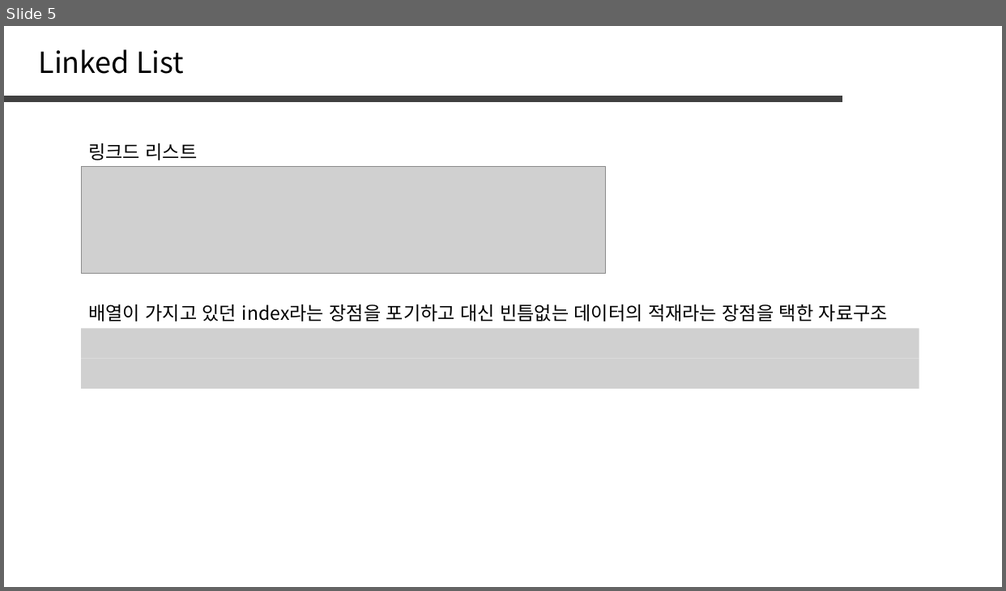
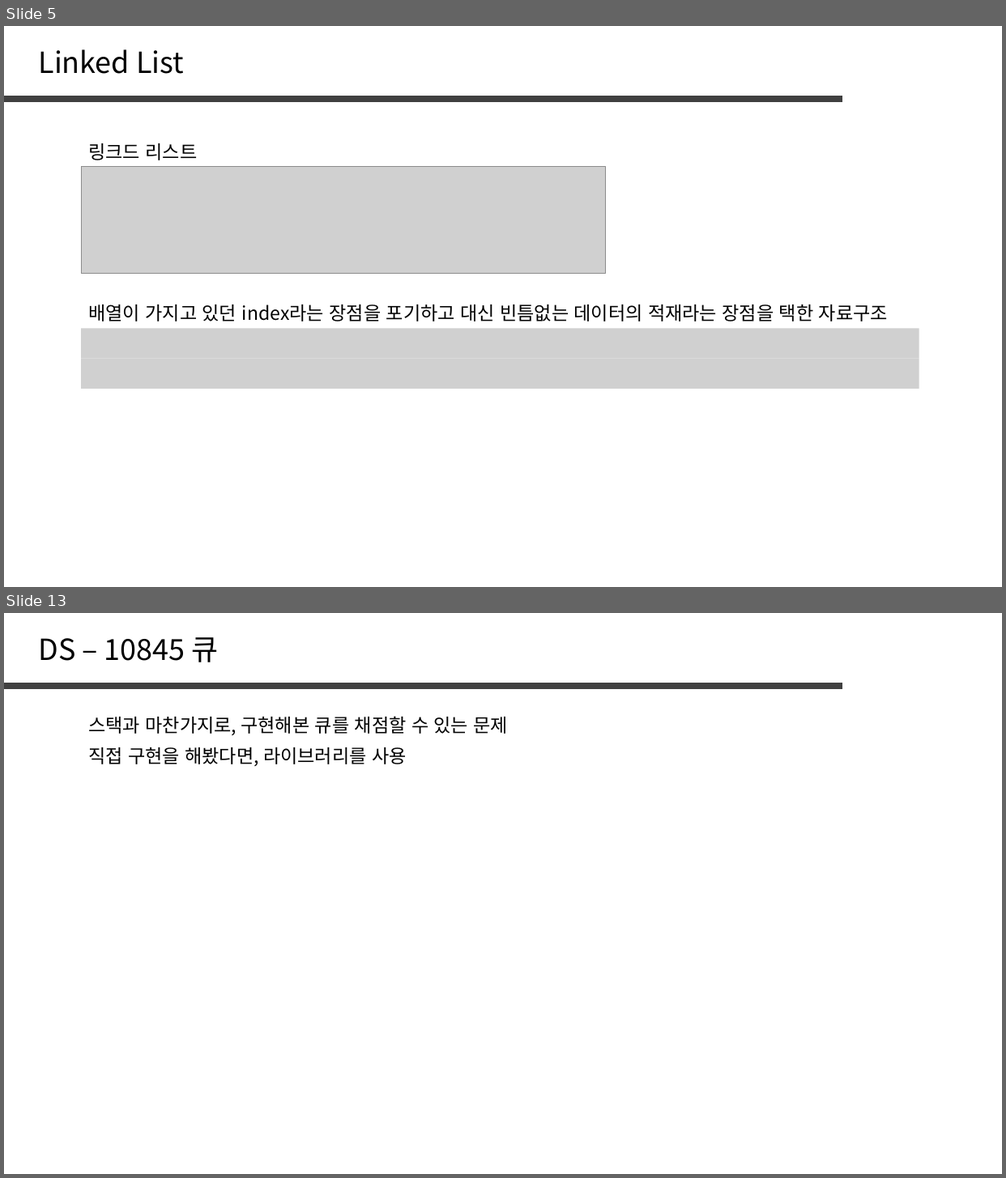
Before and after one commit to jaehoo1/PS-study, a slide deck: study/7_Stack, Queue, List.pptx. Shown one above the other, each under a label of ours: slide 5 before the commit, slides 5 and 13 after it; the slides between them are not shown. The pictures are 1006x591 and 1006x1178 pixels, drawn with LibreOffice and Linux fonts; fonts in the diff are those of the drawing; grey boxes stand for pictures. Boxes give left, top, right and bottom in pixels: in the first picture for what was removed or moved away, otherwise in the second. Text is boxed around its words. In the diff, an @@ line names an element or a change of style, - is before the commit and + after.

```diff
--- a/study/7_Stack, Queue, List.pptx
+++ b/study/7_Stack, Queue, List.pptx
@@ slide 13 added at [4,613,1002,1174], background #FFFFFF @@
@@ text added at [39,637,219,662], 28 pt, text #000000 @@
+DS – 10845 큐
@@ line added from (4, 686) to (842, 686), #404040 6 pt @@
@@ text added at [88,716,509,735], 18 pt, text #000000 @@
+스택과 마찬가지로, 구현해본 큐를 채점할 수 있는 문제
@@ text added at [88,747,407,766], 18 pt, text #000000 @@
+직접 구현을 해봤다면, 라이브러리를 사용
```
Also in this commit, not shown: 2 slides changed, 6 other slides added, 31 slides removed.
